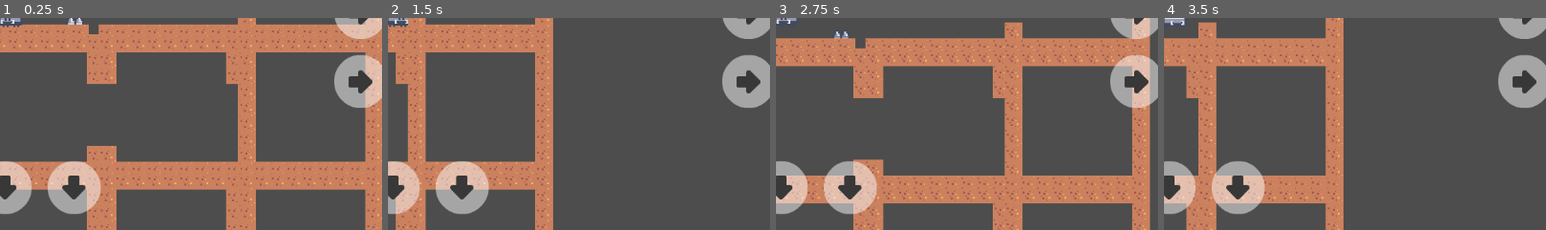
Above: before the commit, frames 1-4 (left to right).
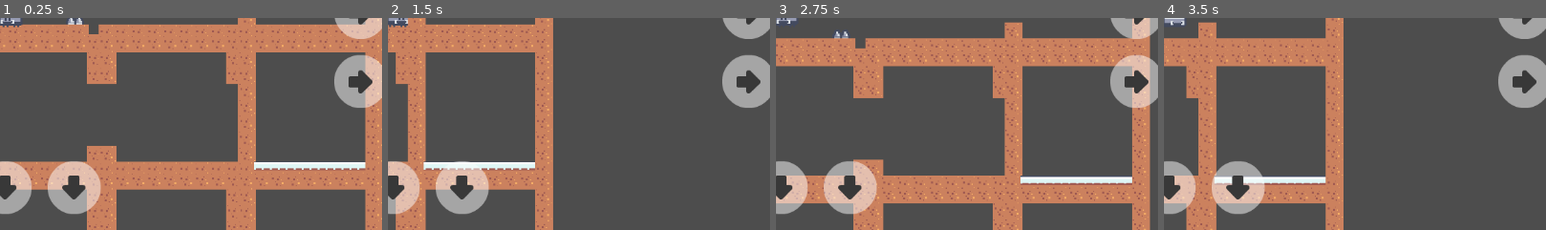
Above: after the commit, the same moments.

Repository: needJobCoder/mazeGame2
Game: Godot game, scene res://Scenes/testwithTilemap.tscn
Two runs of this game, one before a commit and one after it. Both use one fixed random seed, a clock stepped at 60 frames per second and the inputs below.
Inputs:
- Up to frame 1 (0.25 s): no input
- Up to frame 2 (1.5 s): tap Enter at 0.5 s; hold Right (ui_right) from 0.53 s (still down); tap Space (Space) at 0.6, 1.35 s
- Up to frame 3 (2.75 s): tap Space (Space) at 2, 2.1 s; release Right (ui_right) at 2.03 s; hold Left (ui_left) from 2.03 s (still down)
- Up to frame 4 (3.5 s): release Left (ui_left) at 2.78 s; hold Right (ui_right) from 2.78 s (still down); tap Space (Space) at 2.85 s
The pictures show only the part of the screen within x 49-99%, y 50-100%; the shares and areas given below are measured in that part.

The runs differ from the first frame. In frame 1, 1.2% of the frame differs, in the area x 66-96%, y 67-73%; in frame 2, 1.1%; in frame 3, 1.3%, in the area x 64-94%, y 74-79%; in frame 4, 1.1%.

Commit message:
added grass tile

Diff:
--- a/Scenes/testwithTilemap.tscn
+++ b/Scenes/testwithTilemap.tscn
@@ -1,8 +1,9 @@
-[gd_scene load_steps=5 format=3 uid="uid://divl6q7jnxj6n"]
+[gd_scene load_steps=6 format=3 uid="uid://divl6q7jnxj6n"]
 
 [ext_resource type="PackedScene" uid="uid://bggraj0iu2sb7" path="res://Scenes/gridWithTilemap.tscn" id="1_thgwi"]
 [ext_resource type="PackedScene" uid="uid://tm3s2ymyuolq" path="res://Scenes/buttonControls.tscn" id="3_luejb"]
 [ext_resource type="PackedScene" uid="uid://52snr6updcpi" path="res://Scenes/spike.tscn" id="3_tc0lq"]
+[ext_resource type="PackedScene" uid="uid://y0vwmn5hrytr" path="res://Scenes/key.tscn" id="4_kpvkl"]
 [ext_resource type="PackedScene" uid="uid://d2sr8tqcf0wsr" path="res://Scenes/player.tscn" id="4_lx55j"]
 
 [node name="Node2D" type="Node2D"]
@@ -48,6 +49,9 @@
 [node name="Node2D7" parent="grid" index="6"]
 position = Vector2(0, 400)
 
+[node name="StaticBody2D" parent="grid/Node2D7/TileMap" index="1" instance=ExtResource("4_kpvkl")]
+position = Vector2(66, 120)
+
 [node name="Node2D8" parent="grid" index="7"]
 position = Vector2(200, 400)
 
--- a/Scenes/tile_map.tscn
+++ b/Scenes/tile_map.tscn
@@ -33,6 +33,14 @@
 19:57/0/physics_layer_0/linear_velocity = Vector2(0, 0)
 19:57/0/physics_layer_0/angular_velocity = 0.0
 19:57/0/physics_layer_0/polygon_0/points = PackedVector2Array(-8, -8, 8, -8, 8, 8, -8, 8)
+171:1/size_in_atlas = Vector2i(9, 8)
+171:1/0 = 0
+171:1/0/physics_layer_0/linear_velocity = Vector2(0, 0)
+171:1/0/physics_layer_0/angular_velocity = 0.0
+171:10/size_in_atlas = Vector2i(9, 8)
+171:10/0 = 0
+171:10/0/physics_layer_0/linear_velocity = Vector2(0, 0)
+171:10/0/physics_layer_0/angular_velocity = 0.0
 
 [sub_resource type="TileSet" id="TileSet_uix8x"]
 physics_layer_0/collision_layer = 2
@@ -45,7 +53,7 @@
 [node name="TileMap" type="TileMap"]
 tile_set = SubResource("TileSet_uix8x")
 format = 2
-layer_0/tile_data = PackedInt32Array(0, 1245184, 57, 65536,  …(137 unchanged characters)… , 524288, 1245184, 57, 524289, 1245184, 57, 524290, 1245184, 57, 524291, 1245184, 57, 524292, 1245184, 57, 524293, 1245184, 57, 524294, 1245184, 57, 524295, 1245184, 57, 7, 1245184, 57, 6, 1245184, 57, 5, 124 …(256 unchanged characters)…
+layer_0/tile_data = PackedInt32Array(0, 1245184, 57, 65536,  …(137 unchanged characters)… , 524288, 1245184, 57, 524289, 1245184, 48, 524290, 1245184, 48, 524291, 1245184, 48, 524292, 1245184, 48, 524293, 1245184, 48, 524294, 1245184, 48, 524295, 1245184, 48, 7, 1245184, 57, 6, 1245184, 57, 5, 124 …(256 unchanged characters)…
 script = ExtResource("2_l5ofm")
 
 [node name="Area2D" type="Area2D" parent="."]
